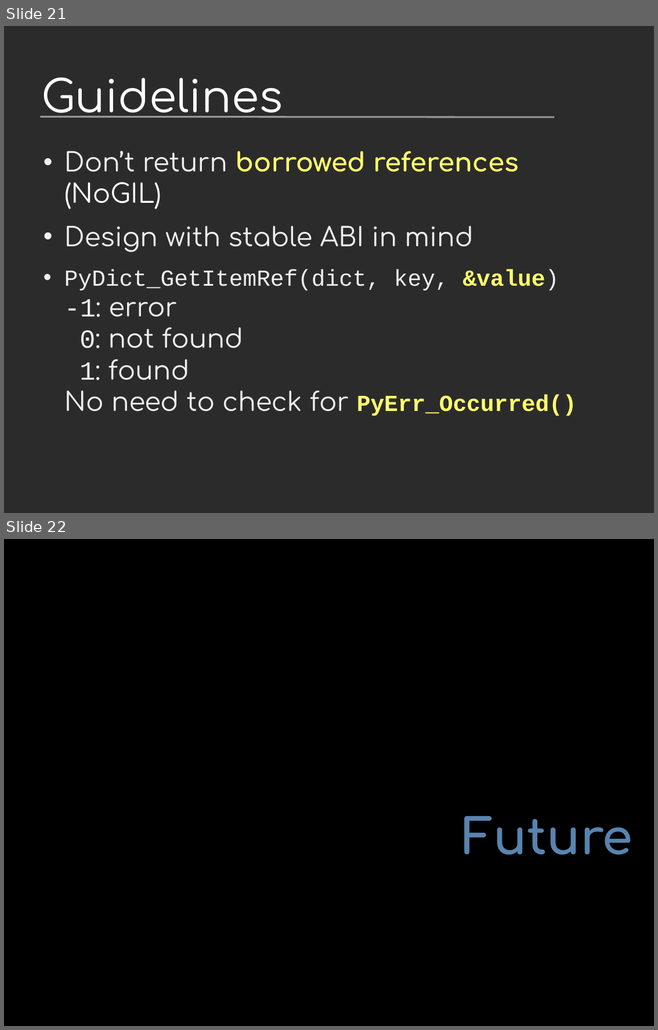
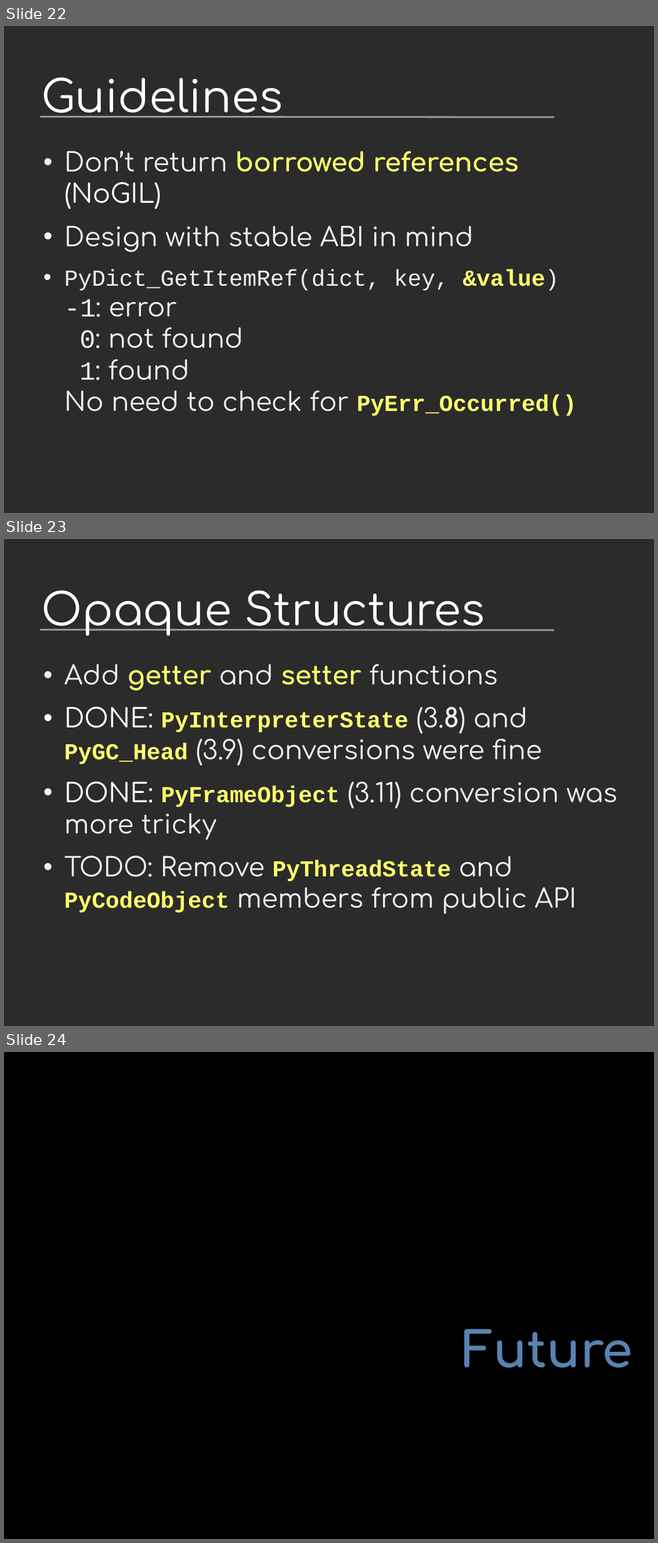
Before and after one commit to vstinner/talks, a slide deck: 2023-CoreDevSprint-Brno/c-api.odp. Shown one above the other, each under a label of ours: slides 21 and 22 before the commit, slides 22, 23 and 24 after it. The pictures are 658x1030 and 658x1543 pixels, drawn with LibreOffice and Linux fonts; fonts in the diff are those of the drawing; background and template pictures are left out; a plain dark background stands for a picture behind light text. Boxes give left, top, right and bottom in pixels: in the first picture for what was removed or moved away, otherwise in the second. Text is boxed around its words. In the diff, an @@ line names an element or a change of style, - is before the commit and + after.

```diff
--- a/2023-CoreDevSprint-Brno/c-api.odp
+++ b/2023-CoreDevSprint-Brno/c-api.odp
@@ slide 23 added at (4,539,654,1026), background picture (left out); not listed: 1 template element that a slide beside it also shows @@
@@ title added at (41,590,484,636), 54 pt, text #FFFFFF @@
+Opaque Structures
@@ text added at (64,664,616,914), 32 pt, text #EEEFF0 @@
+• Add getter and setter functions
+• DONE: PyInterpreterState (3.8) and PyGC_Head (3.9) conversions were fine
+• DONE: PyFrameObject (3.11) conversion was more tricky
+• TODO: Remove PyThreadState and PyCodeObject members from public API
@@ what was slide 21 is now slide 22 @@
@@ what was slide 22 is now slide 24 @@
```
Also in this commit, not shown: 6 slides changed, 4 other slides added, 1 other file.
